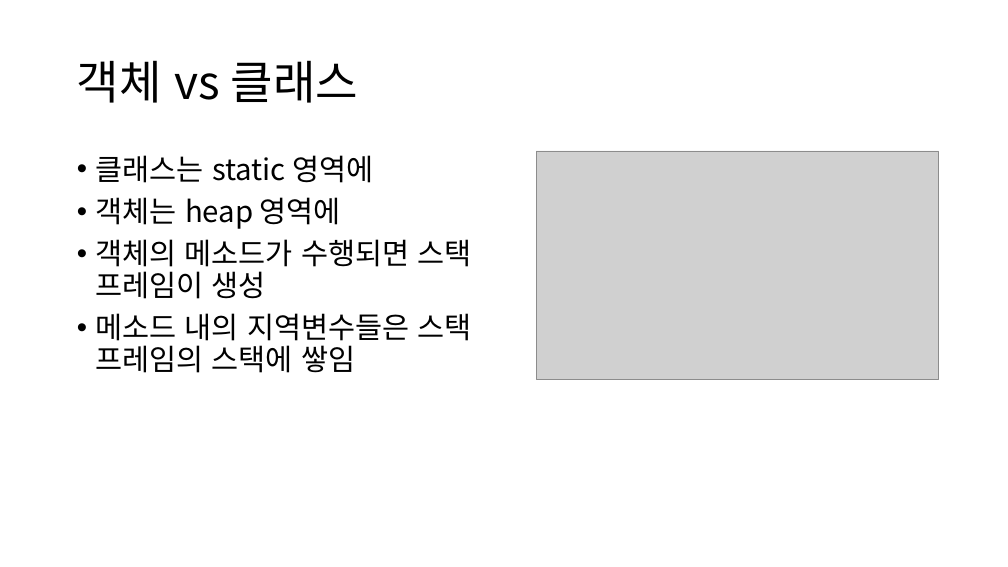
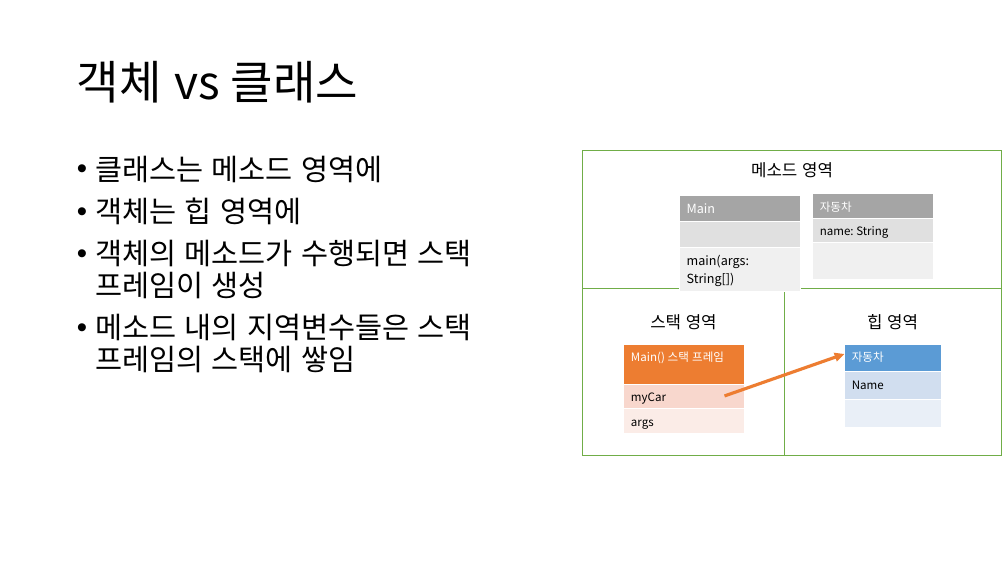
Before and after one commit to YonghoChoi/develop-note, a slide deck: slide 6 of ppt/객체지향 기본.pptx (slide 7 before the commit). Drawn at 1008x567 pixels with LibreOffice and Linux fonts; fonts in the diff are those of the drawing; grey boxes stand for pictures. Boxes give left, top, right and bottom in pixels: in the first picture for what was removed or moved away, otherwise in the second. Text is boxed around its words. In the diff, an @@ line names an element or a change of style, - is before the commit and + after.

Commit message:
자바 객체지향 발표 준비 자료 갱신

```diff
--- a/ppt/객체지향 기본.pptx
+++ b/ppt/객체지향 기본.pptx
@@ text at [96, 155, 382, 225]: text changed @@
-• 클래스는 static 영역에
-• 객체는 heap 영역에
+• 클래스는 메소드 영역에
+• 객체는 힙 영역에
@@ picture removed at [536, 151, 938, 380] @@
@@ rectangle added at [583, 151, 1001, 289], fill #FFFFFF, outline #70AD47 1 pt, 16 pt, text #000000 @@
+메소드 영역
@@ table added at [679, 195, 800, 290], 3 rows, 1 columns @@
+Main
+
+main(args: String[])
@@ table added at [812, 194, 933, 274], 3 rows, 1 columns @@
+자동차
+name: String
+
@@ rectangle added at [583, 289, 784, 456], fill #FFFFFF, outline #70AD47 1 pt, 16 pt, text #000000 @@
+스택 영역
@@ rectangle added at [784, 289, 1001, 456], fill #FFFFFF, outline #70AD47 1 pt, 16 pt, text #000000 @@
+힙 영역
@@ table added at [624, 344, 745, 433], 3 rows, 1 columns @@
+Main() 스택 프레임
+myCar
+args
@@ arrow added from (724, 396) to (845, 354), #ED7D31 3 pt @@
@@ table added at [845, 344, 941, 427], 3 rows, 1 columns @@
+자동차
+Name
+
```
Also in this commit, not shown: 13 other slides changed, 27 slides added, 1 other file.
